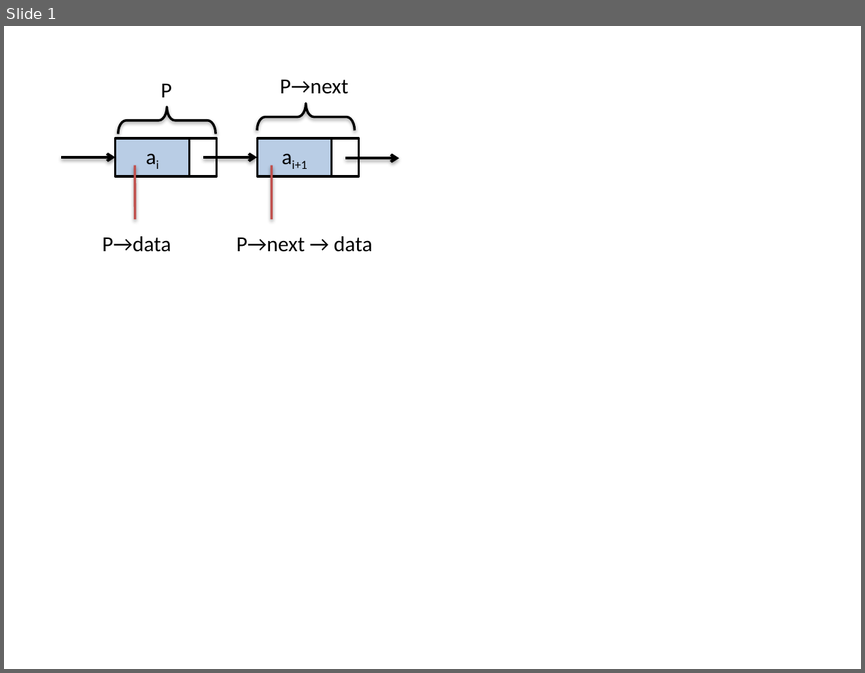
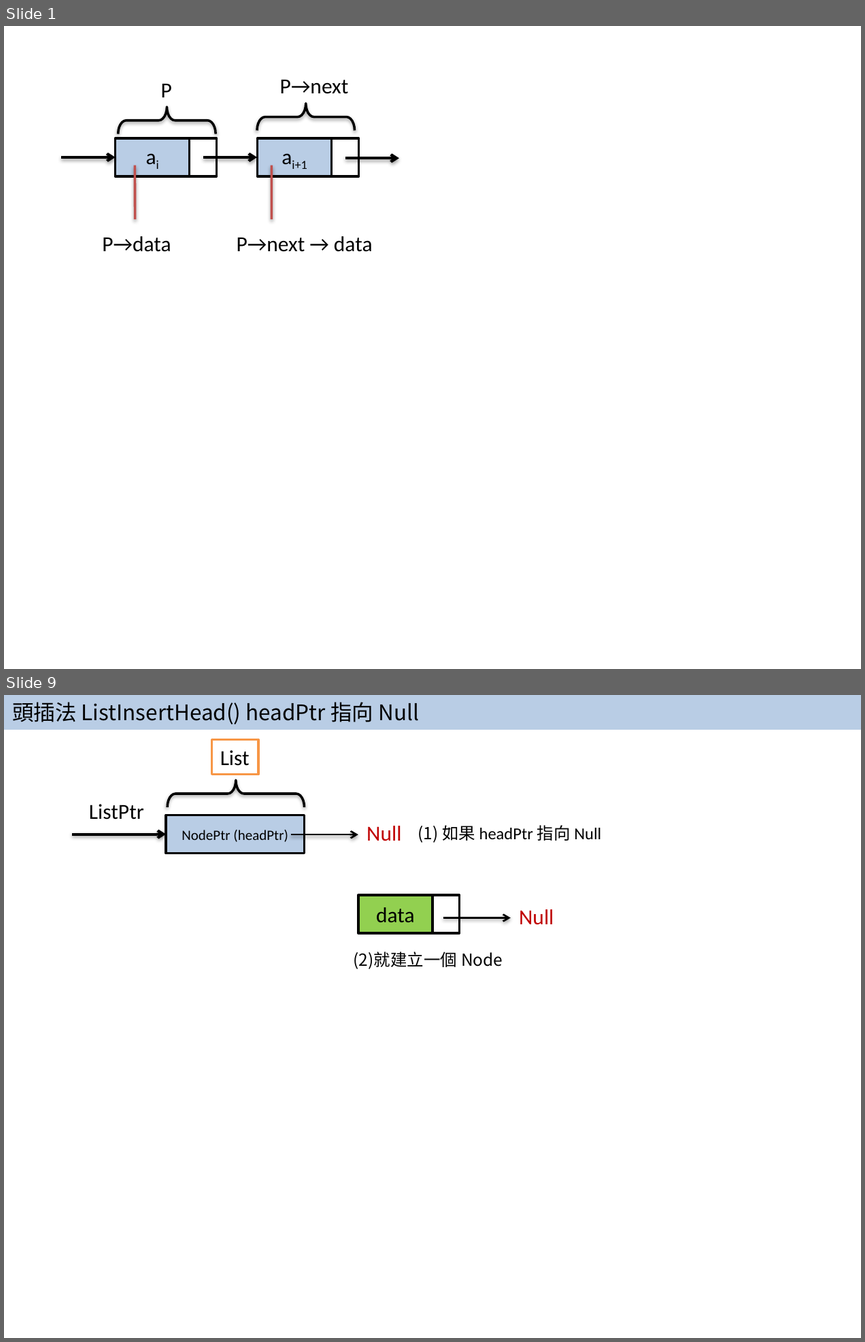
Before and after one commit to JasonChiuCC/DataStructure, a slide deck: LinearList/LinkedList/C/LinkedList.pptx. Shown one above the other, each under a label of ours: slide 1 before the commit, slides 1 and 9 after it; the slides between them are not shown. The pictures are 865x673 and 865x1342 pixels, drawn with LibreOffice and Linux fonts; fonts in the diff are those of the drawing. Boxes give left, top, right and bottom in pixels: in the first picture for what was removed or moved away, otherwise in the second. Text is boxed around its words. In the diff, an @@ line names an element or a change of style, - is before the commit and + after.

```diff
--- a/LinearList/LinkedList/C/LinkedList.pptx
+++ b/LinearList/LinkedList/C/LinkedList.pptx
@@ slide 9 added at [4,695,861,1338], background #FFFFFF @@
@@ rectangle added at [4,695,861,729], fill #B9CDE5, 18 pt, text #000000 @@
+頭插法 ListInsertHead() headPtr 指向 Null
@@ rectangle added at [211,740,258,774], fill #FFFFFF, outline #F79646 2 pt, 18 pt, text #000000 @@
+List
@@ left brace added at [167,780,305,807], outline #000000 2 pt @@
@@ text added at [89,804,144,819], 18 pt, text #000000 @@
+ListPtr
@@ rectangle added at [166,815,304,853], fill #B9CDE5, outline #000000 2 pt, 12 pt, text #000000 @@
+NodePtr (headPtr)
@@ arrow added from (73, 834) to (166, 834), #000000 2.25 pt @@
@@ arrow added from (291, 834) to (358, 834), #000000 1.5 pt @@
@@ text added at [366,826,401,841], 18 pt, text #C00000 @@
+Null
@@ text added at [417,825,601,843], 14 pt, text #000000 @@
+(1) 如果 headPtr 指向 Null
@@ rectangle added at [358,895,432,933], fill #92D050, outline #000000 2 pt, 18 pt, text #000000 @@
+data
@@ rectangle added at [432,895,459,933], fill #FFFFFF, outline #000000 2 pt @@
@@ arrow added from (443, 918) to (511, 918), #000000 1.5 pt @@
@@ text added at [519,909,553,925], 18 pt, text #C00000 @@
+Null
@@ text added at [353,951,502,969], 14 pt, text #000000 @@
+(2)就建立一個 Node
```
Also in this commit, not shown: 7 slides changed, 7 other slides added, 4 other files.
